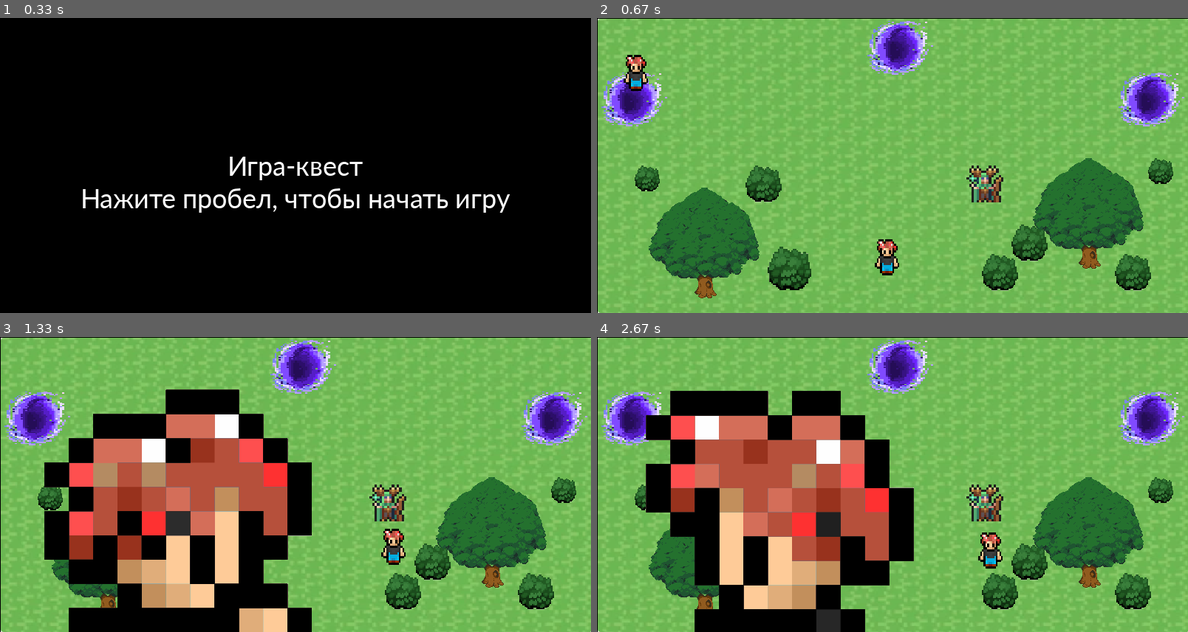
Above: before the commit, frames 1-4 (two rows, left to right).
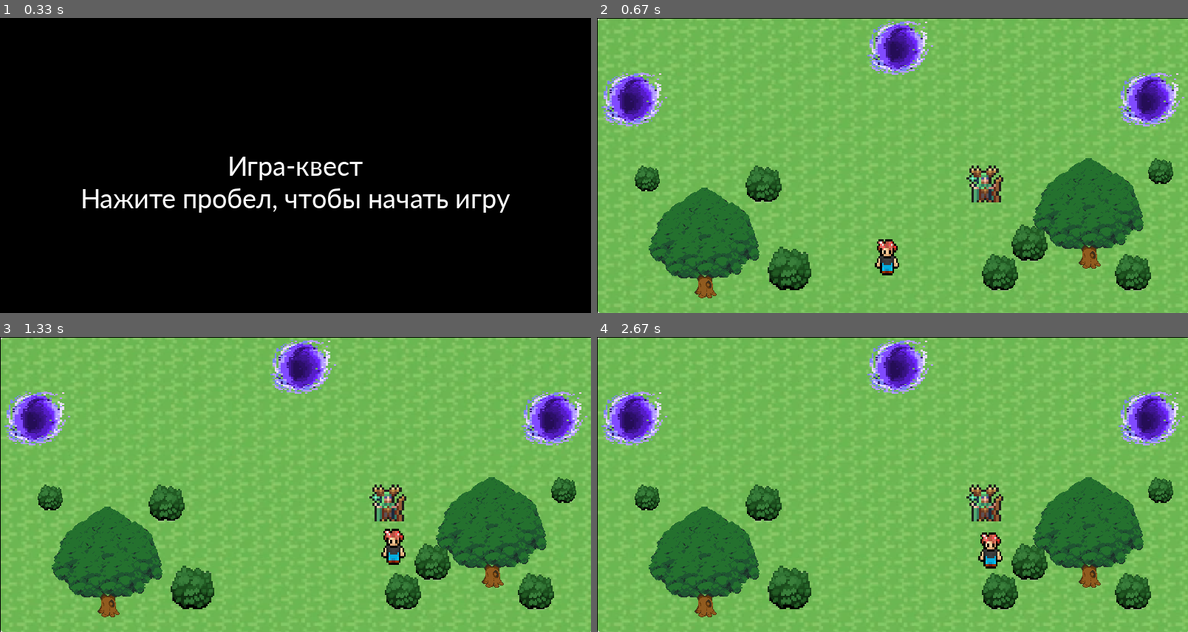
Above: after the commit, the same moments.

Repository: Daniil-Fuks/PyGame-quest
Game: pygame game, started from main.py
Same seed, same stepped clock (60 frames per second), same inputs: the game is played once before the commit and once after it.
Inputs:
- Up to frame 1 (0.33 s): no input
- Up to frame 2 (0.67 s): tap Space at 0.33 s
- Up to frame 3 (1.33 s): hold D 0.67-1.13 s; hold W from 1.17 s (still down)
- Up to frame 4 (2.67 s): release W at 1.47 s; hold D 1.5-1.97 s; hold A 2-2.53 s; hold S from 2.57 s (still down)

Frame 1 is identical in both runs. In frame 2, 0.4% of the frame differs, in the area x 4-9%, y 12-25%; in frame 3, 29%, in the area x 7-53%, y 17-100%; in frame 4, 28%.

Commit message:
Add beta boss animation

Diff:
--- a/main.py
+++ b/main.py
@@ -118,7 +118,6 @@
             player_sprite.update()
             all_sprites.draw(screen)
             all_sprites.update()
-            player.animation()
             clock.tick(fps)
             pygame.display.flip()
 
@@ -133,7 +132,7 @@
     player = Player(screen, 35, 50, 375, 300)
     player_sprite.add(player)
     all_sprites.add(player)
-    main_boss = Boss(250, 250, 550, 50)
+    main_boss = Boss(screen, 250, 250, 550, 50)
     all_sprites.add(main_boss)
     npc_group.add(main_boss)
     sword = Sword(70, 70, 50, 100)
@@ -217,7 +216,7 @@
             end_screen("win")
         all_sprites.draw(screen)
         all_sprites.update()
-        player.animation()
+        main_boss.animation()
         clock.tick(fps)
         pygame.display.flip()
 
--- a/sprites.py
+++ b/sprites.py
@@ -36,18 +36,6 @@
     def __init__(self, screen, s1, s2, x, y):
         super().__init__(player_sprite)
         self.screen = screen
-        self.walk_left = [
-            load_image('player/left/1.png'),
-            load_image('player/left/2.png'),
-            load_image('player/left/3.png'),
-            load_image('player/left/4.png')]
-
-        self.walk_right = [
-            load_image('player/right/1.png'),
-            load_image('player/right/2.png'),
-            load_image('player/right/3.png'),
-            load_image('player/right/4.png')
-        ]
         self.image = load_image("player/1.png")
         self.image = pygame.transform.scale(self.image, (s1, s2))
         self.rect = self.image.get_rect()
@@ -60,23 +48,6 @@
         self.select_level_1_1 = False
         self.select_sword = False
         self.select_stick = False
-        self.anim_count = 0
-        self.left = False
-        self.right = False
-
-    def animation(self):
-        if self.anim_count + 1 >= 60:
-            self.anim_count = 0
-        if self.left:
-            self.screen.blit(self.walk_left[self.anim_count // 15], (35, 50))
-            self.anim_count += 1
-        if self.right:
-            self.screen.blit(self.walk_right[self.anim_count // 15], (35, 50))
-            self.anim_count += 1
-        if not self.left and not self.right:
-            self.screen.blit(self.image, (35, 50))
-        print(f'right: {self.right}, left: {self.left}')
-
 
     def update(self):
         self.rect = self.rect.move(self.vx, self.vy)
@@ -112,14 +83,39 @@
 
 
 class Boss(pygame.sprite.Sprite):
-    def __init__(self, s1, s2, x, y):
+    def __init__(self, screen, s1, s2, x, y):
         super().__init__(player_sprite)
-        self.image = load_image("Boss.png")
+        self.image = load_image('Boss/03_demon_cleave/demon_cleave_1.png')
+        self.screen = screen
+        self.animation_count = 0
+        self.boss_sprite = [
+            load_image('Boss/03_demon_cleave/demon_cleave_1.png'),
+            load_image('Boss/03_demon_cleave/demon_cleave_2.png'),
+            load_image('Boss/03_demon_cleave/demon_cleave_3.png'),
+            load_image('Boss/03_demon_cleave/demon_cleave_4.png'),
+            load_image('Boss/03_demon_cleave/demon_cleave_5.png'),
+            load_image('Boss/03_demon_cleave/demon_cleave_6.png'),
+            load_image('Boss/03_demon_cleave/demon_cleave_7.png'),
+            load_image('Boss/03_demon_cleave/demon_cleave_8.png'),
+            load_image('Boss/03_demon_cleave/demon_cleave_9.png'),
+            load_image('Boss/03_demon_cleave/demon_cleave_10.png'),
+            load_image('Boss/03_demon_cleave/demon_cleave_11.png'),
+            load_image('Boss/03_demon_cleave/demon_cleave_12.png'),
+            load_image('Boss/03_demon_cleave/demon_cleave_13.png'),
+            load_image('Boss/03_demon_cleave/demon_cleave_14.png'),
+            load_image('Boss/03_demon_cleave/demon_cleave_15.png')
+        ]
         self.image = pygame.transform.scale(self.image, (s1, s2))
         self.rect = self.image.get_rect()
         self.hp = 600
         self.rect.x = x
         self.rect.y = y
+
+    def animation(self):
+        if self.animation_count + 1 >= 60:
+            self.animation_count = 0
+        self.screen.blit(self.boss_sprite[self.animation_count // 8], (300, 250))
+        self.animation_count += 1
 
 
 class Sword(pygame.sprite.Sprite):
Binary file added: data/Boss/03_demon_cleave/demon_cleave_1.png
Binary file added: data/Boss/03_demon_cleave/demon_cleave_10.png
Binary file added: data/Boss/03_demon_cleave/demon_cleave_11.png
Binary file added: data/Boss/03_demon_cleave/demon_cleave_12.png
Binary file added: data/Boss/03_demon_cleave/demon_cleave_13.png
Binary file added: data/Boss/03_demon_cleave/demon_cleave_14.png
Binary file added: data/Boss/03_demon_cleave/demon_cleave_15.png
Binary file added: data/Boss/03_demon_cleave/demon_cleave_2.png
Binary file added: data/Boss/03_demon_cleave/demon_cleave_3.png
Binary file added: data/Boss/03_demon_cleave/demon_cleave_4.png
Binary file added: data/Boss/03_demon_cleave/demon_cleave_5.png
Binary file added: data/Boss/03_demon_cleave/demon_cleave_6.png
(and 3 more such lines)
